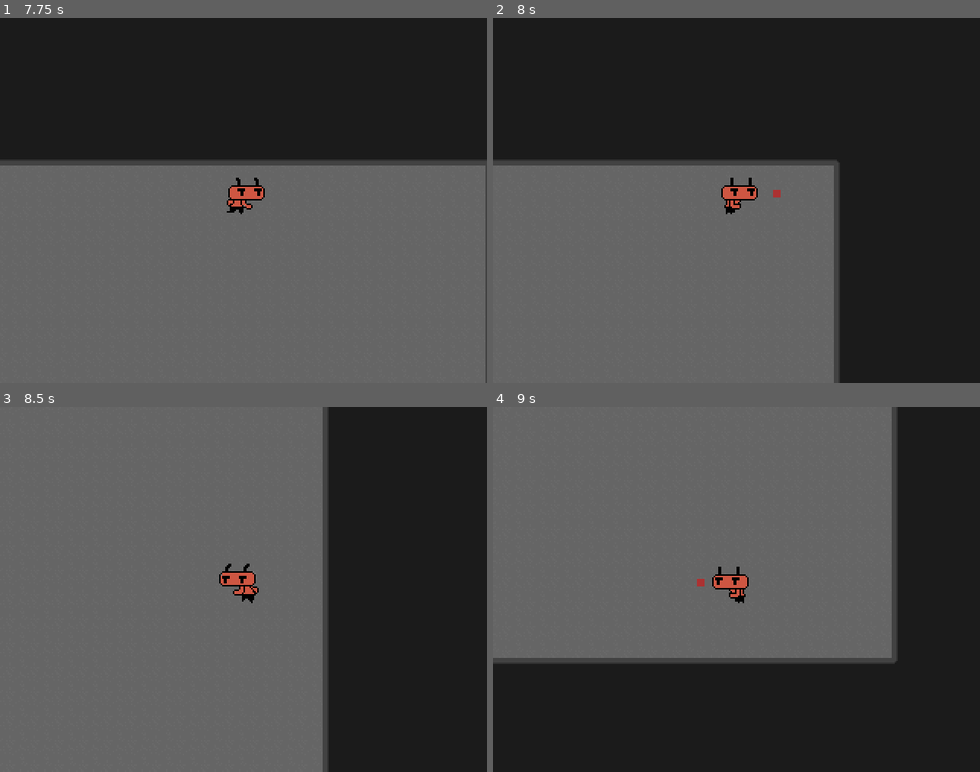
Above: before the commit, frames 1-4 (two rows, left to right).
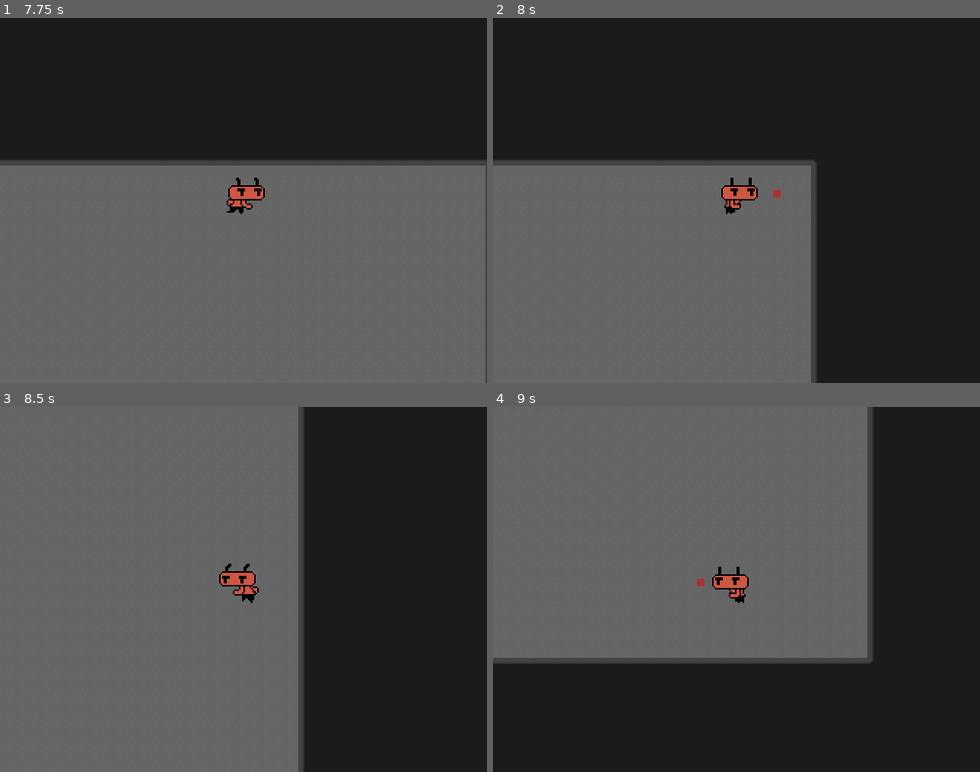
Above: after the commit, the same moments.

Repository: dead-rabbit-studio/hell-scout
Game: Godot game, scene res://main_game.tscn
The game is run twice, just before and just after one commit, with the same random seed, the same clock (stepped at 60 frames per second) and the same inputs.
Inputs:
- Up to frame 1 (7.75 s): tap Enter at 0.5, 5 s; hold Right (move_right) 0.53-1.28 s; tap J (dash) at 0.6, 1.55, 2.1, 3.05, 3.6, 4.55, 5.1, 6.05, 6.6, 7.55 s; hold Down (move_down) 1.28-2.03 s; tap Space (attack) at 1.35, 4.25, 4.35, 7.35 s; hold Right (move_right) 2.03-2.78 s; hold Up (move_up) 2.78-3.53 s; tap E (interact) at 2.85, 5.85 s; hold Left (move_left) 3.53-5.03 s; hold Down (move_down) 5.03-5.78 s; hold Right (move_right) 5.78-6.53 s; hold Up (move_up) 6.53-7.28 s; hold Right (move_right) from 7.28 s (still down)
- Up to frame 2 (8 s): keep holding Right (move_right)
- Up to frame 3 (8.5 s): release Right (move_right) at 8.03 s; hold Down (move_down) from 8.03 s (still down); tap J (dash) at 8.1 s
- Up to frame 4 (9 s): release Down (move_down) at 8.78 s; hold Left (move_left) from 8.78 s (still down); tap E (interact) at 8.85 s

Frame 1 is identical in both runs. In frame 2, 3.4% of the frame differs, in the area x 65-71%, y 39-100%; in frame 3, 5.9%, in the area x 61-68%, y 0-100%; in frame 4, 4.1%.

Commit message:
feat: use process delta to handle dash duration

Diff:
--- a/core/dash/dash_controller.tscn
+++ b/core/dash/dash_controller.tscn
@@ -4,11 +4,3 @@
 
 [node name="DashController" type="Node"]
 script = ExtResource("1_66t1s")
-
-[node name="DashDurationTimer" type="Timer" parent="."]
-one_shot = true
-
-[node name="DashCooldownTimer" type="Timer" parent="."]
-
-[connection signal="timeout" from="DashDurationTimer" to="." method="_on_dash_duration_timer_timeout"]
-[connection signal="timeout" from="DashCooldownTimer" to="." method="_on_dash_cool_down_timeout"]
--- a/player/scouter/dash_controller.gd
+++ b/player/scouter/dash_controller.gd
@@ -5,25 +5,30 @@
 @export var cooldown:float = 0.6
 @export var dash_duration:float = 0.14
 
-@onready var dash_duration_timer: Timer = $DashDurationTimer
+@onready var dash_duration_timer: float = dash_duration
 
 var is_dashing: bool = false
+
 var _is_on_dash_cooldown: bool = false
 var _cooldown_timer: float = 0.0
 
 func _process(delta: float) -> void:
+	if dash_duration_timer > 0:
+		dash_duration_timer -= delta
+	else:
+		is_dashing = false
+
 	_handle_cooldown_timer(delta)
 
 
 func dash() -> void:
 	if not _is_on_dash_cooldown:
-		dash_duration_timer.start(dash_duration)
+		dash_duration_timer = dash_duration
 		_cooldown_timer = cooldown
 		is_dashing = true
 		_is_on_dash_cooldown = true
-		print("player is dashing")
 	else:
-		print("player can´t dash, because its on cooldown")
+		print("player can`t dash, because its on cooldown")
 
 
 func _handle_cooldown_timer(delta: float) -> void:
